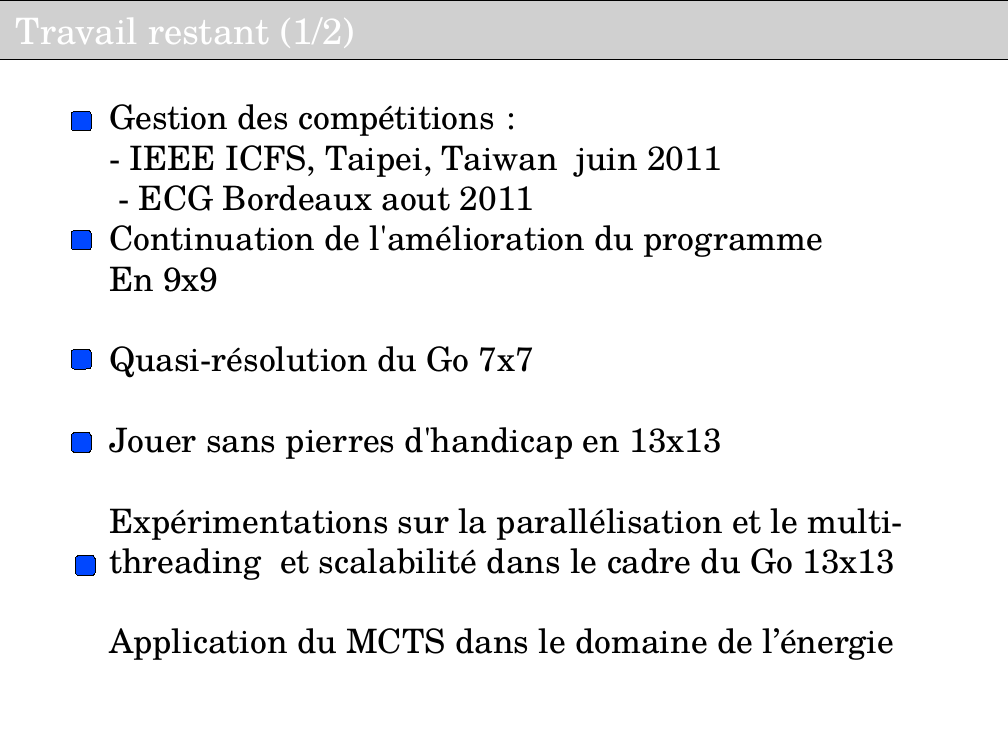
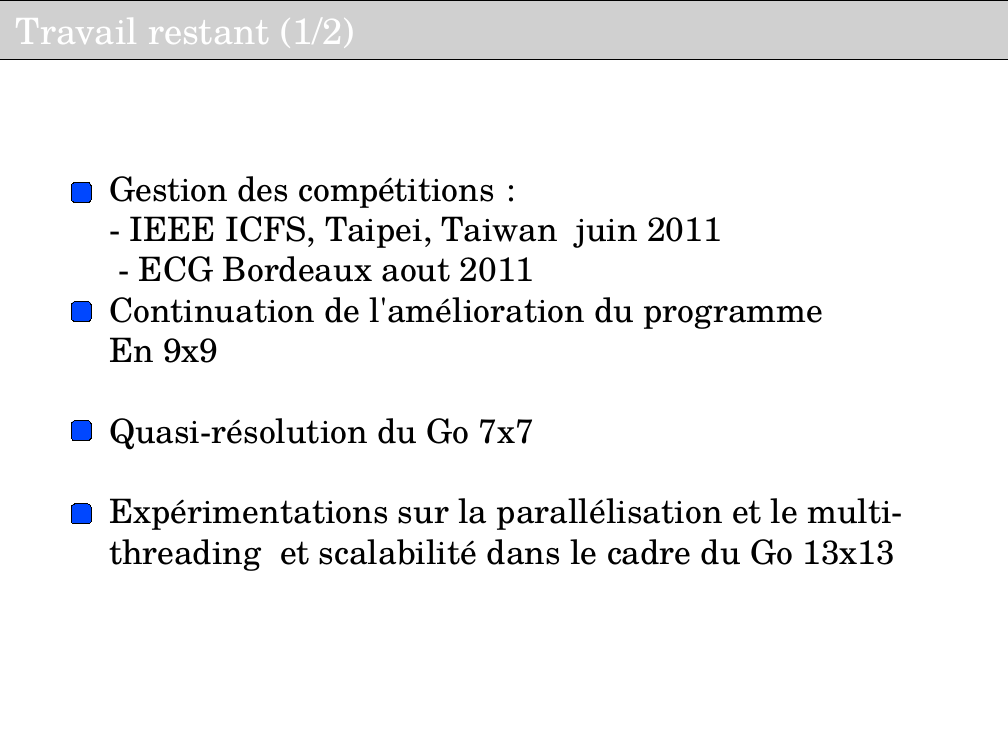
Before and after one commit to haspeleo/Android-Dev, a slide deck: slide 14 of MCTS/Soutenance_INRIA_V2.odp. Drawn at 1008x756 pixels with LibreOffice and Linux fonts; fonts in the diff are those of the drawing; grey boxes stand for pictures; background and template pictures are left out. Boxes give left, top, right and bottom in pixels: in the first picture for what was removed or moved away, otherwise in the second. Text is boxed around its words. In the diff, an @@ line names an element or a change of style, - is before the commit and + after.

```diff
--- a/MCTS/Soutenance_INRIA_V2.odp
+++ b/MCTS/Soutenance_INRIA_V2.odp
@@ text "Gestion des compétitions :": place and size @@
-text "Gestion des compétitions :" at (109,104,903,660)
+text "Gestion des compétitions :" at (109,176,903,571)
@@ 4 rounded rectangles: place and size @@
-4 rounded rectangles at (72,111,92,453)
+4 rounded rectangles at (72,182,92,524)
@@ text at (109,427,722,459): paragraph removed @@
-Jouer sans pierres d'handicap en 13x13
@@ rounded rectangle removed at (76,555,96,576) @@
@@ text at (109,628,895,660): paragraph removed @@
-Application du MCTS dans le domaine de l’énergie
```
Also in this commit, not shown: 2 other slides changed.
